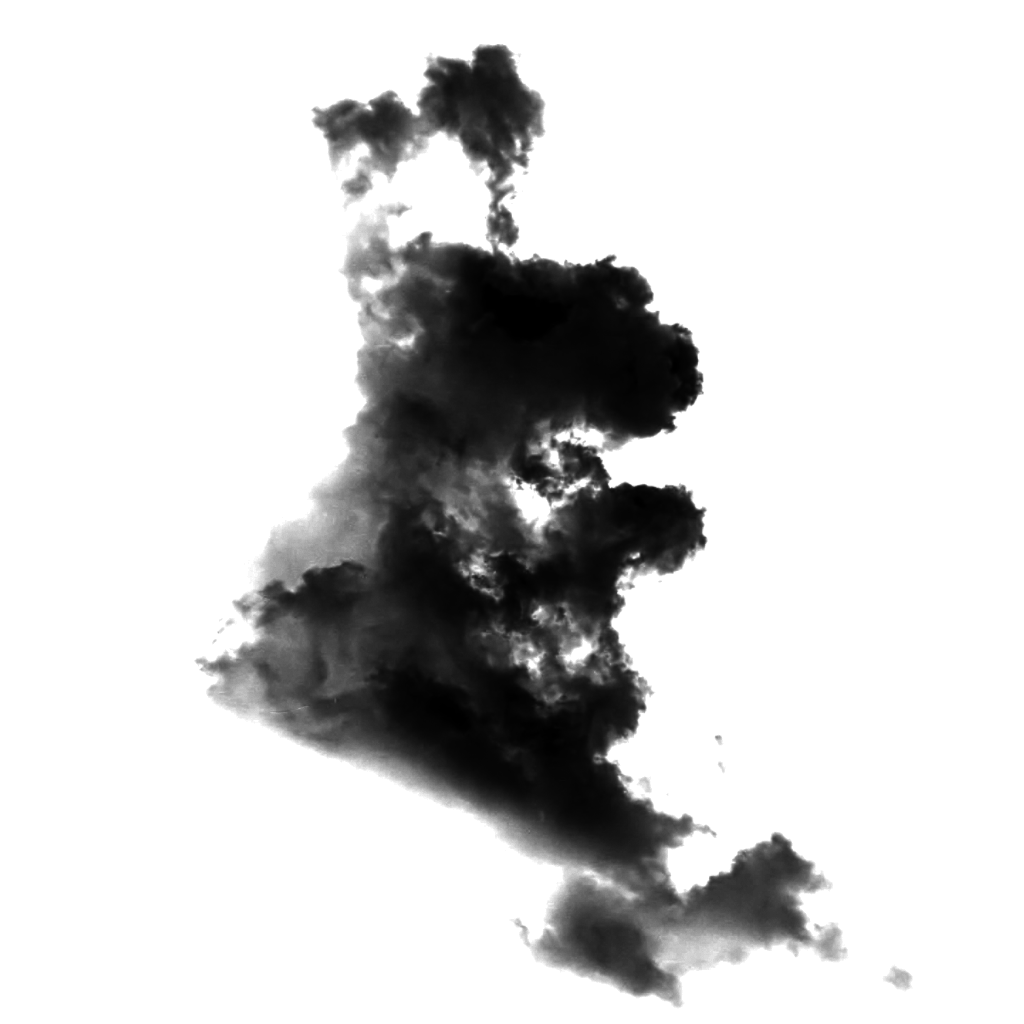
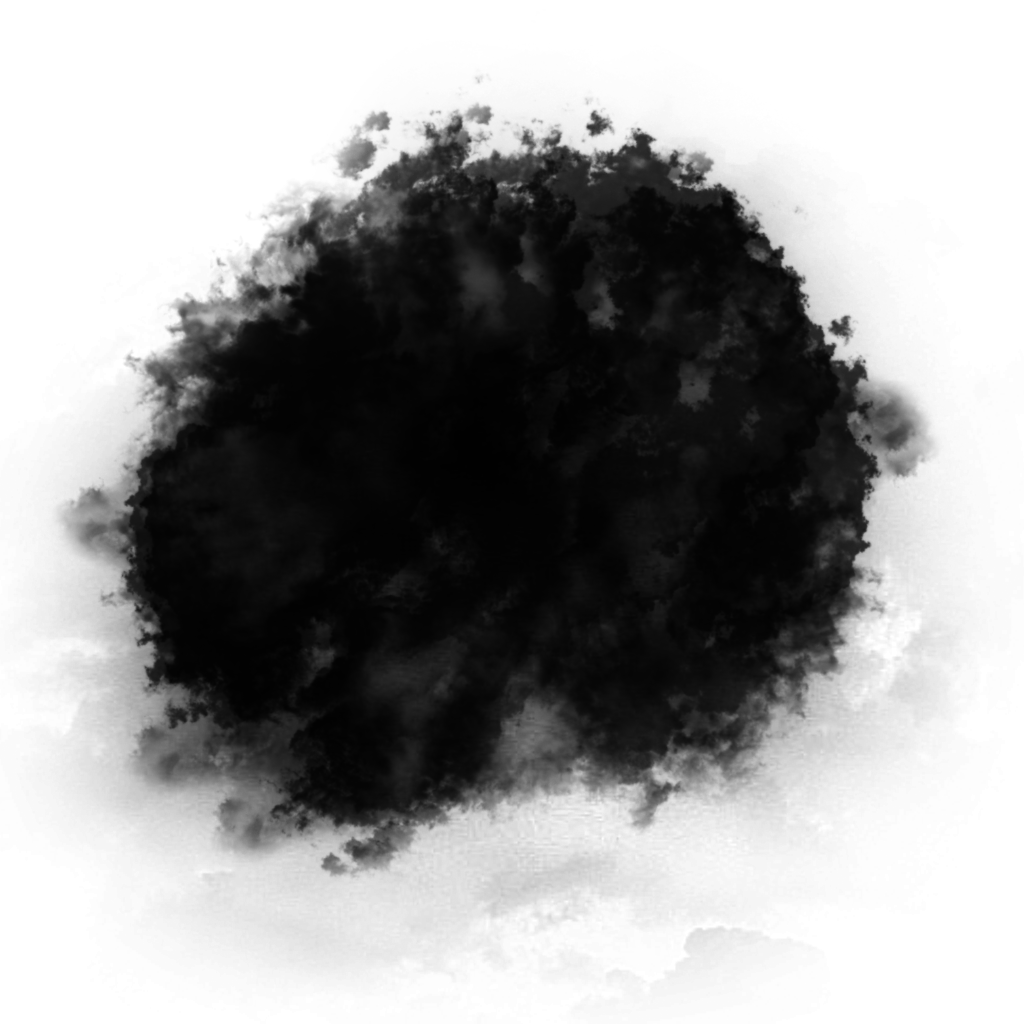
Two versions of the same layered image (1024 x 1024). Layer-by-layer changes:
showed "Layer 6", opacity 100% → 86% over [36,44,976,890]
hid "Layer 5", opacity 100% → 91% over [194,44,913,1009]
showed "Layer 0", opacity 100% → 85%, painted on it over [0,47,999,906]
added layer "BG" (87%) above "Color Fill 1" over [0,135,1024,1024]
